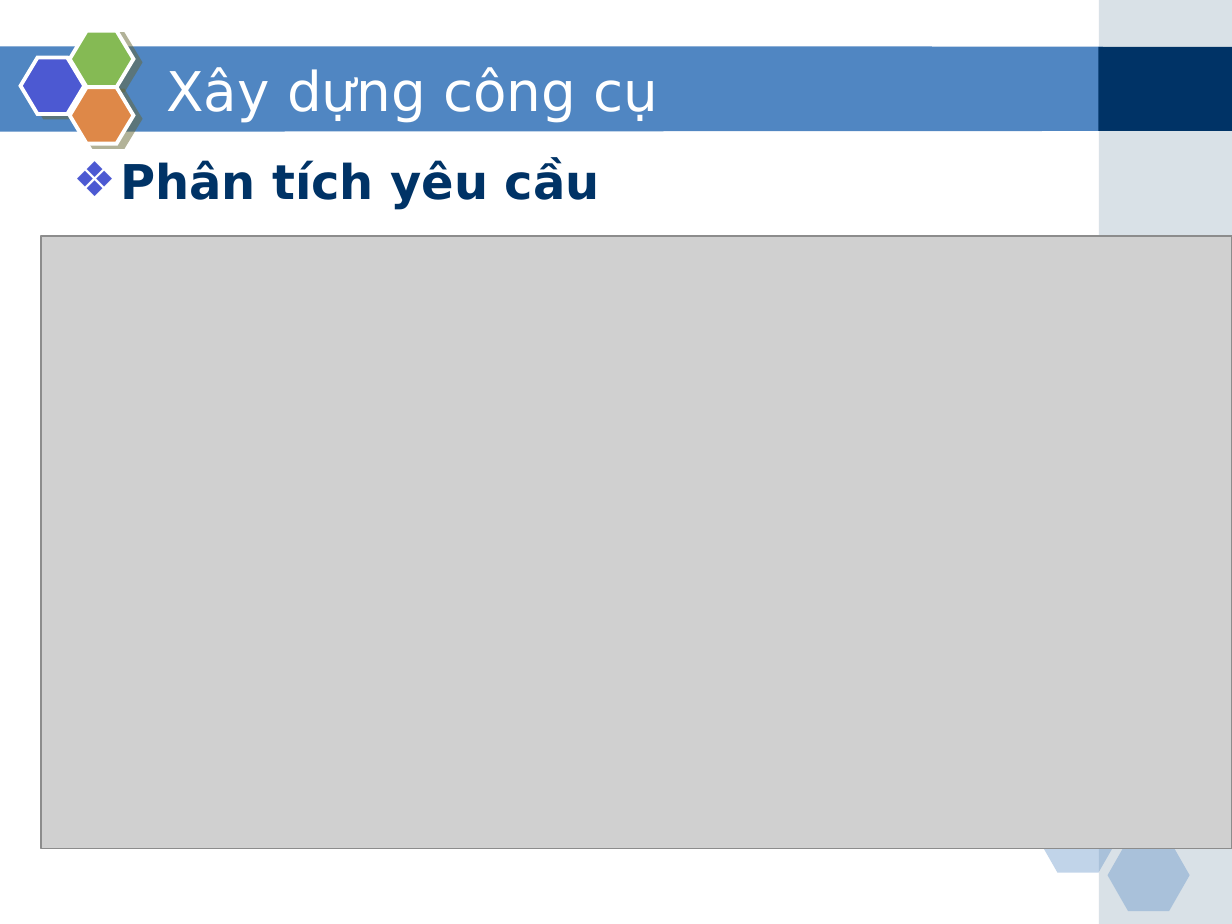
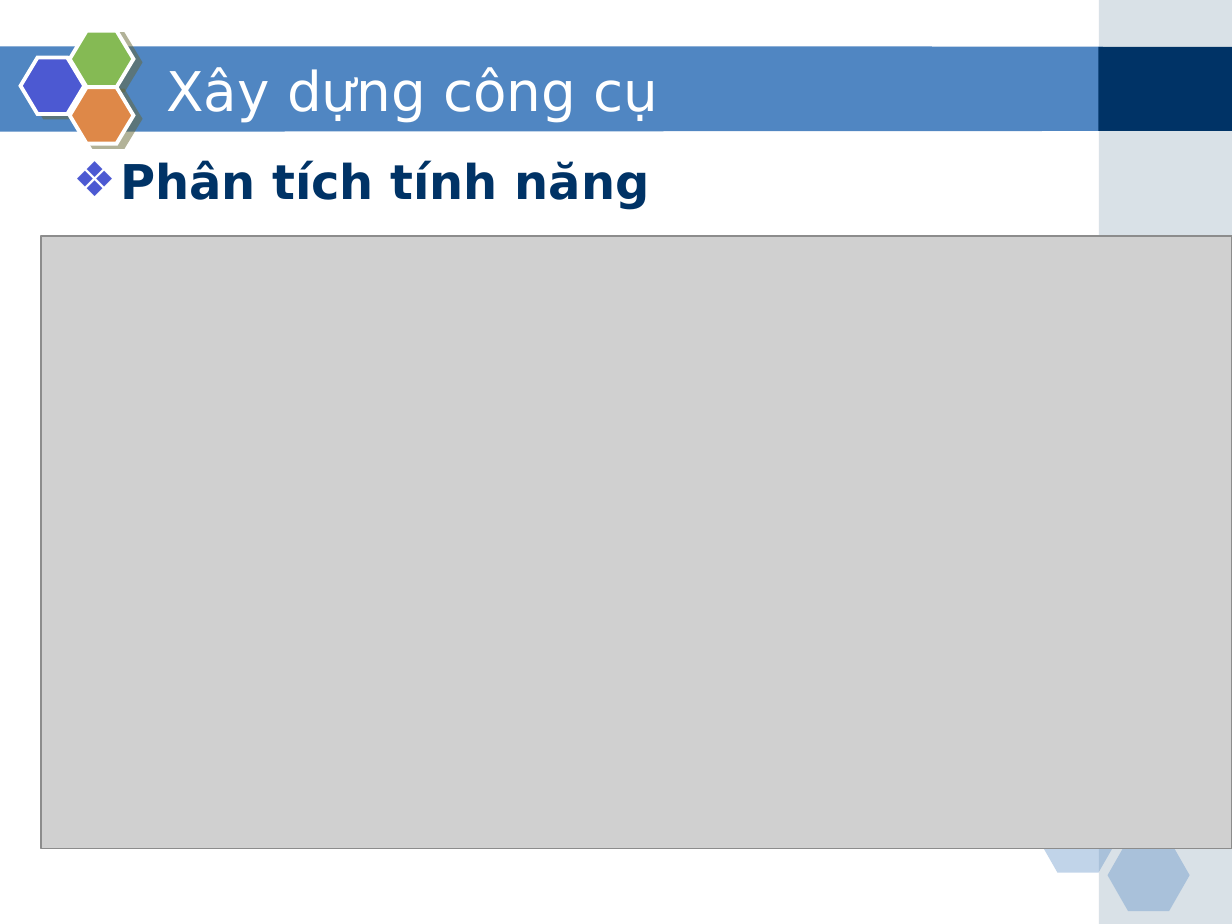
Before and after one commit to phamduong/graduation-project-agile-tool, a slide deck: slide 20 of Báo cáo/Slide bao cao.pptx. Drawn at 1232x924 pixels with LibreOffice and Linux fonts; fonts in the diff are those of the drawing; grey boxes stand for pictures. Boxes give left, top, right and bottom in pixels: in the first picture for what was removed or moved away, otherwise in the second. Text is boxed around its words. In the diff, an @@ line names an element or a change of style, - is before the commit and + after.

```diff
--- a/Báo cáo/Slide bao cao.pptx
+++ b/Báo cáo/Slide bao cao.pptx
@@ text at <box>120,160,650,210</box>: text changed @@
-❖ Phân tích yêu cầu
+❖ Phân tích tính năng
```
Also in this commit, not shown: 16 other slides changed, 24 other files.
